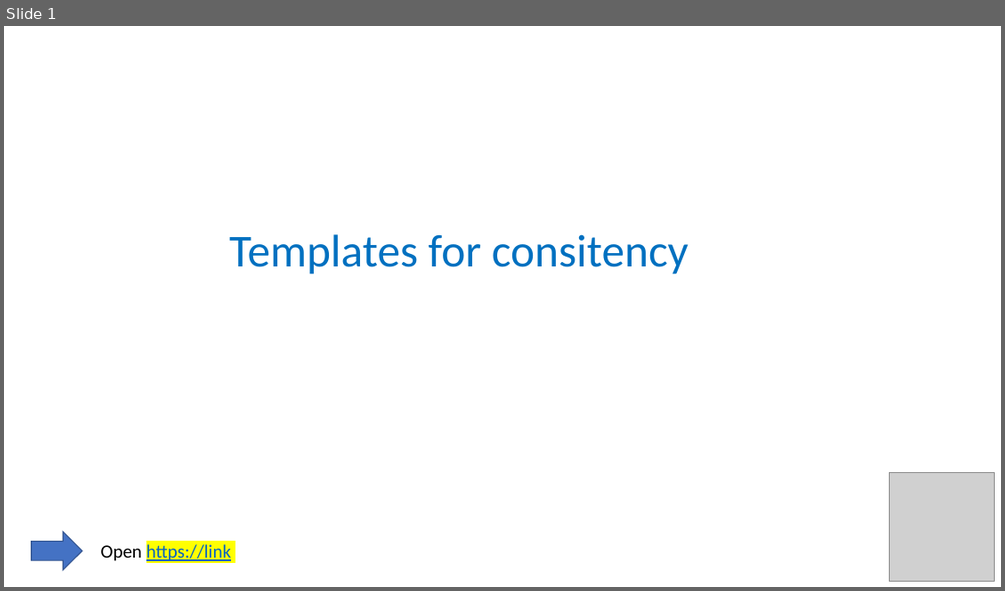
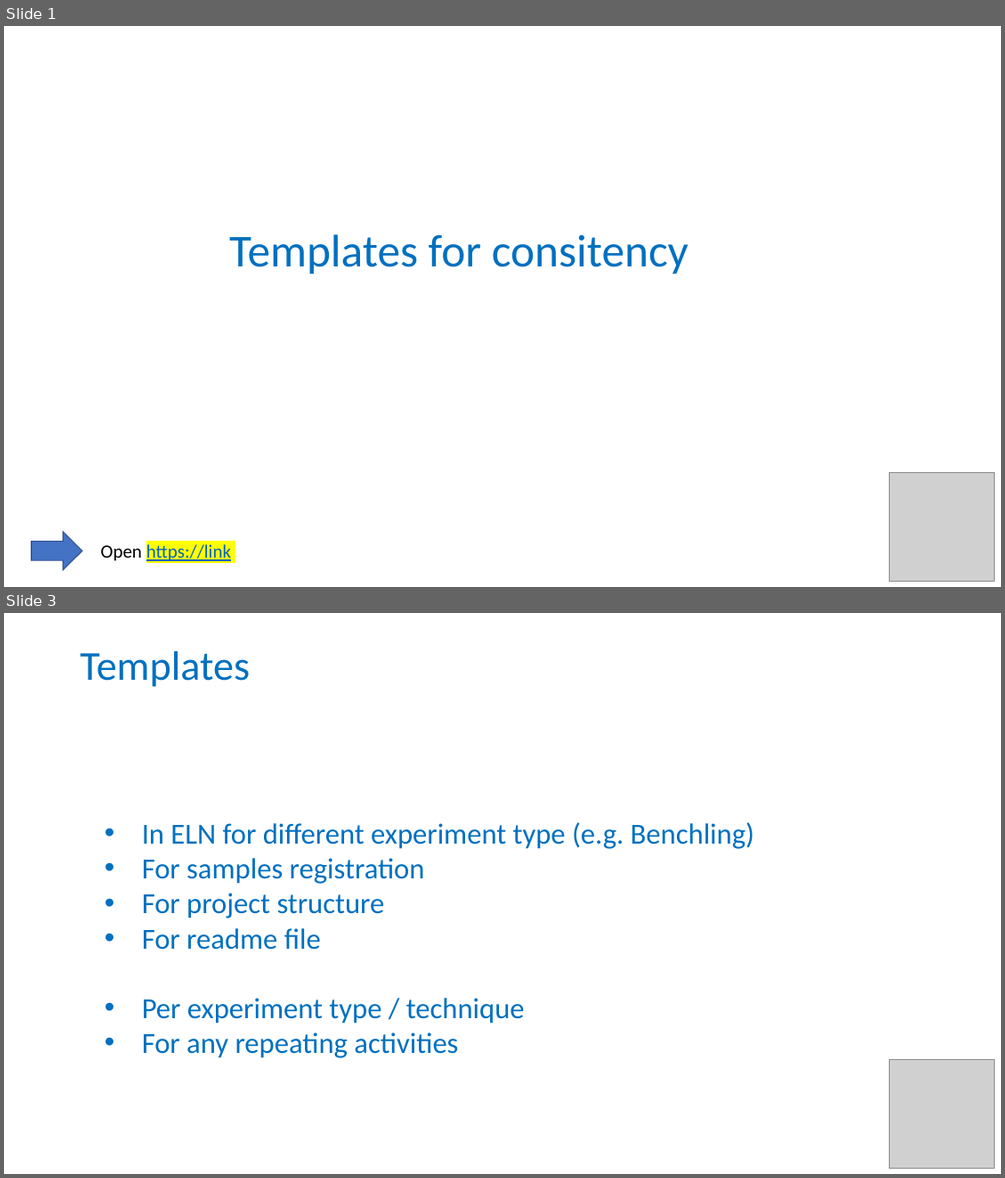
Before and after one commit to tobyhodges/solid-waddle, a slide deck: instructors/12-Templates.pptx. Shown one above the other, each under a label of ours: slide 1 before the commit, slides 1 and 3 after it; the slides between them are not shown. The pictures are 1005x591 and 1005x1178 pixels, drawn with LibreOffice and Linux fonts; fonts in the diff are those of the drawing; grey boxes stand for pictures. Boxes give left, top, right and bottom in pixels: in the first picture for what was removed or moved away, otherwise in the second. Text is boxed around its words. In the diff, an @@ line names an element or a change of style, - is before the commit and + after.

```diff
--- a/instructors/12-Templates.pptx
+++ b/instructors/12-Templates.pptx
@@ slide 3 added at <box>4,613,1001,1174</box>, background #FFFFFF @@
@@ title added at <box>80,651,250,687</box>, 39.6 pt, text #0070C0 @@
+Templates
@@ text added at <box>142,822,754,1058</box>, 28 pt, text #0070C0 @@
+• In ELN for different experiment type (e.g. Benchling)
+• For samples registration
+• For project structure
+• For readme file
+• Per experiment type / technique
+• For any repeating activities
@@ picture added at <box>889,1060,994,1167</box> @@
```
Also in this commit, not shown: 6 other slides added, 1 slide removed, 2 other files.
